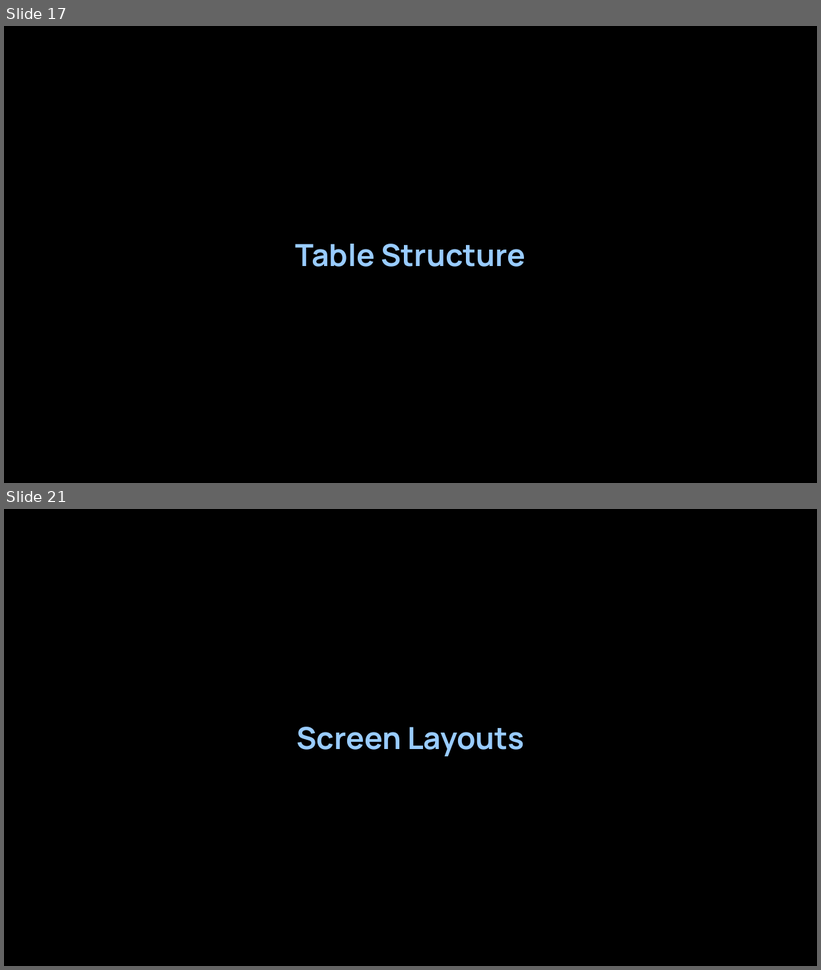
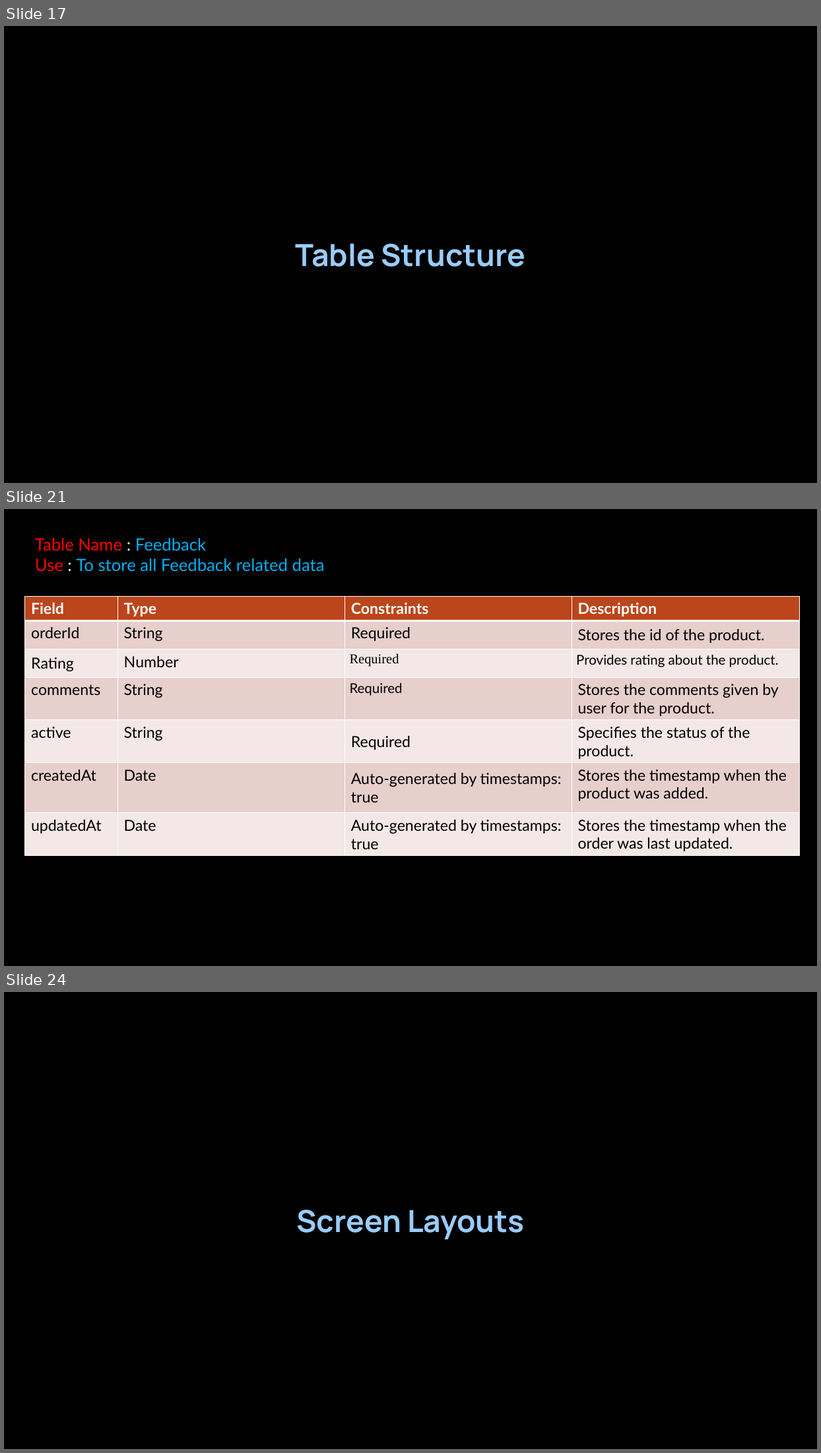
Before and after one commit to Abhishek200-1/Food-Delivery-Website, a slide deck: Documptation & PPT/NomNomGo..pptx. Shown one above the other, each under a label of ours: slides 17 and 21 before the commit, slides 17, 21 and 24 after it; the slides between them are not shown. The pictures are 821x970 and 821x1453 pixels, drawn with LibreOffice and Linux fonts; fonts in the diff are those of the drawing; background and template pictures are left out. Boxes give left, top, right and bottom in pixels: in the first picture for what was removed or moved away, otherwise in the second. Text is boxed around its words. In the diff, an @@ line names an element or a change of style, - is before the commit and + after.

```diff
--- a/Documptation & PPT/NomNomGo..pptx
+++ b/Documptation & PPT/NomNomGo..pptx
@@ slide 21 added at (x1=4, y1=509, x2=817, y2=966), background picture (left out) @@
@@ text added at (x1=35, y1=538, x2=325, y2=572), 20 pt, text #00B0F0 @@
+Table Name : Feedback
+Use : To store all Feedback related data
@@ table added at (x1=24, y1=596, x2=799, y2=855), 7 rows, 4 columns @@
+Field | Type | Constraints | Description
+orderId | String | Required | Stores the id of the product.
+Rating | Number | Required | Provides rating about the product.
+comments | String | Required | Stores the comments given by user for the product.
+active | String | Required | Specifies the status of the product.
+createdAt | Date | Auto-generated by timestamps: true | Stores the timestamp when the product was added.
+updatedAt | Date | Auto-generated by timestamps: true | Stores the timestamp when the order was last updated.
@@ what was slide 21 is now slide 24 @@
```
Also in this commit, not shown: 7 slides changed, 2 other slides added, 1 slide removed.
